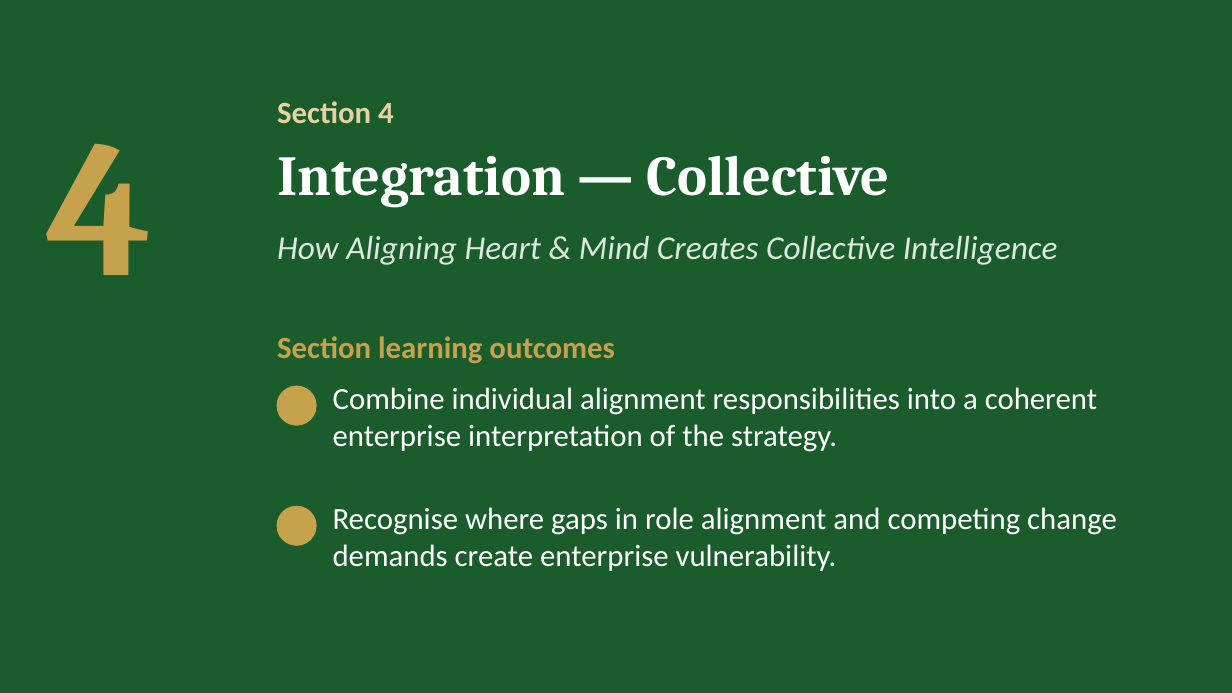
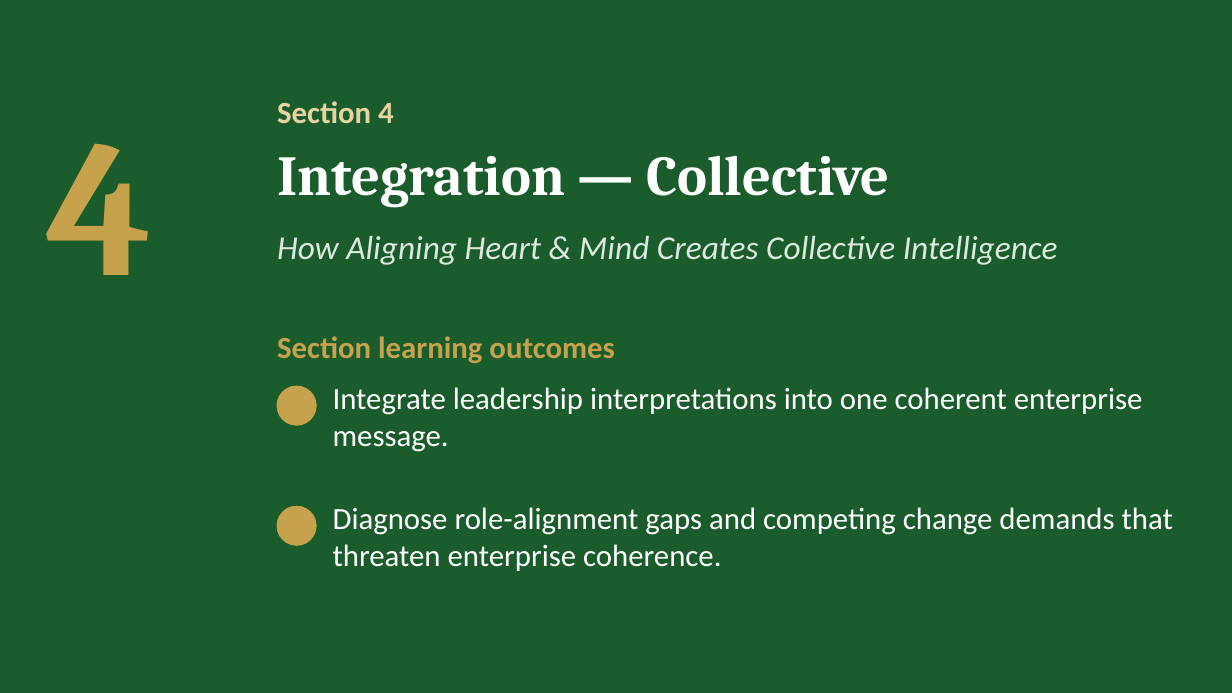
Before and after one commit to IBSL26/ibsl-platform, a slide deck: slide 28 of Unit decks/Unit 05 - Aligning Heart & Mind.pptx. Drawn at 1232x693 pixels with LibreOffice and Linux fonts; fonts in the diff are those of the drawing; background and template pictures are left out. Boxes give left, top, right and bottom in pixels: in the first picture for what was removed or moved away, otherwise in the second. Text is boxed around its words. In the diff, an @@ line names an element or a change of style, - is before the commit and + after.

```diff
--- a/Unit decks/Unit 05 - Aligning Heart & Mind.pptx
+++ b/Unit decks/Unit 05 - Aligning Heart & Mind.pptx
@@ text at (x1=333, y1=387, x2=1143, y2=452): text changed @@
-Combine individual alignment responsibilities into a coherent enterprise interpretation of the strategy.
+Integrate leadership interpretations into one coherent enterprise message.
@@ text at (x1=333, y1=507, x2=1173, y2=571): text changed @@
-Recognise where gaps in role alignment and competing change demands create enterprise vulnerability.
+Diagnose role-alignment gaps and competing change demands that threaten enterprise coherence.
```
Also in this commit, not shown: 5 other slides changed, 27 other files.
